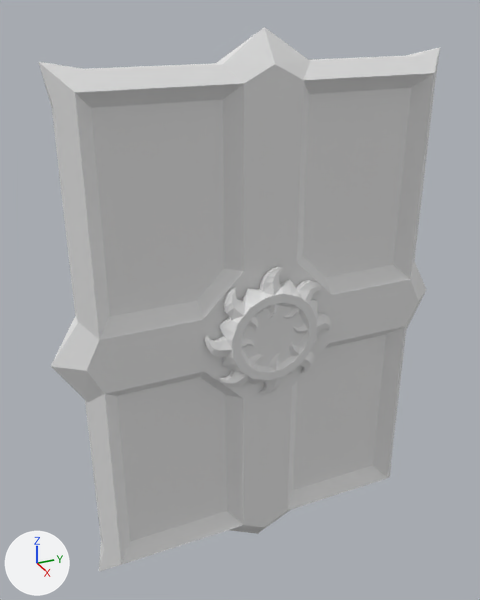
Renders of the Blender file card.blend from each side of a commit.
Rendered twice from a camera (50 mm lens) standing at (39.0, -19.2, 39.7) and looking at (-0.9, -1.2, 19.7). Lighting does not change. The marker at lower left points along +X, +Y and +Z. The older version comes first.

In view in the first picture: 'base', 'emblem'.
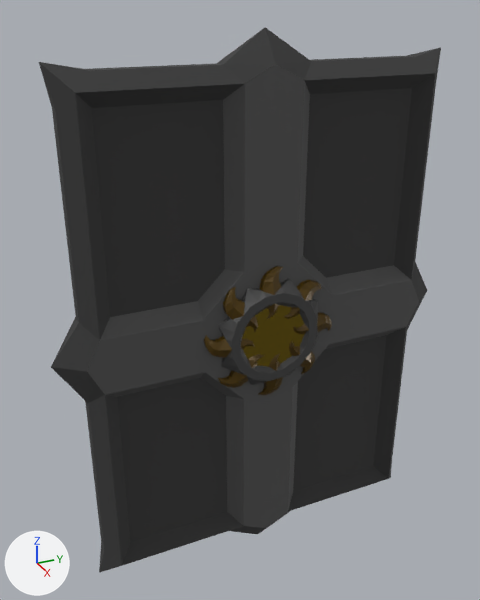
The newer file is also rescaled (x0.13), turned or shifted as a whole; pictures and numbers use the older file's frame.

The change in detail:
Picture 'empty.png' (img_empty_png) is new.
Material 'emblem_stone' (mat_emblem_stone) is new.
Its base color is (0.0548, 0.0548, 0.0548) (dark grey #424242).
Material 'golden_stone' (mat_golden_stone) is new.
Its base color is (0.0862, 0.0464, 0.0) (brown #533d00).
Its metallic is 0.3.
Its roughness is 0.3.
Material 'polished_golden_stone' (mat_polished_golden_stone) is new.
Its base color is (0.181, 0.121, 0.0) (dark yellow #766200).
Its metallic is 0.5.
Its roughness is 0.2.
Material 'base_stone' (mat_base_stone) is new.
Its base color is (0.0416, 0.0416, 0.0416) (dark grey #393939).
Its roughness is 0.9.
Material 'icon_texture' (mat_icon_texture) is new.
Its texture is img_empty_png.
Material 'cross_stone' (mat_cross_stone) is new.
Its base color is (0.0862, 0.0862, 0.0862) (dark grey #535353).
Its roughness is 0.7.
me_base has 112 vertices, 129 faces, 1 loose edge and spans x -0.75..0.75, y -0.68..0.68, z -0.62..0.62.
me_base is used by ob_base; location (0.0, 0.0, 18.0); scale (2.0, 22.0, 32.0).
me_base part 1: 65 of the faces centred in x 0.0..0.58, y -0.62..0.62, z -0.58..0.58 switch from no material to mat_base_stone (dark grey #393939).
me_base part 2: 23 of the faces centred in x 0.5..0.75, y -0.56..0.56, z -0.54..0.54 switch from no material to mat_cross_stone (dark grey #535353).
me_base gains material mat_icon_texture (picture img_empty_png).
me_emblem is used by ob_emblem; location (1.8, 0.0, 18.0); rotation (-1.571, 1.422, -1.571), in degrees (-90, 81, -90); scale (0.571, 0.571, 0.571).
me_emblem had 336 vertices, 386 faces and spanned x -8.7..8.7, y -8.7..8.7, z -0.3..1.2.
me_emblem now has 336 vertices, 386 faces and spans x -8.8..8.8, y -8.8..8.8, z -0.3..1.2.
me_emblem part 3: 169 of the faces centred in x -8.5..8.5, y -8.5..8.5, z -0.3..1.2 switch from no material to mat_emblem_stone (dark grey #424242).
me_emblem part 4: the 1 face centred in x 0.0, y 0.0, z 0.7 switches from no material to mat_polished_golden_stone (dark yellow #766200).
me_emblem part 5: 216 of the faces centred in x -8.7..8.7, y -8.7..8.7, z -0.2..0.9 switch from no material to mat_golden_stone (brown #533d00).
Edits to the shape of me_emblem do not show in these pictures.
me_emblem gains material mat_polished_golden_stone (dark yellow #766200).
Object 'base' (ob_base) moves from (0.0, 0.0, 18.0) to (0.1, 0.0, 18.0).

Pixel boxes (x1, y1, x2, y2) of what changed, in the pictures (480 x 600 px):
'base', recoloured, moved: before (39, 27, 440, 571); after (39, 27, 441, 573)
part 1 of me_base, recoloured: (39, 28, 440, 571) in both
part 2 of me_base, recoloured: (87, 65, 418, 527) in both
part 3 of me_emblem, recoloured (white to dark grey): (219, 279, 318, 384) in both
part 4 of me_emblem, recoloured (darker): (242, 305, 304, 366) in both
part 5 of me_emblem, recoloured (white to brown): (205, 267, 331, 395) in both
